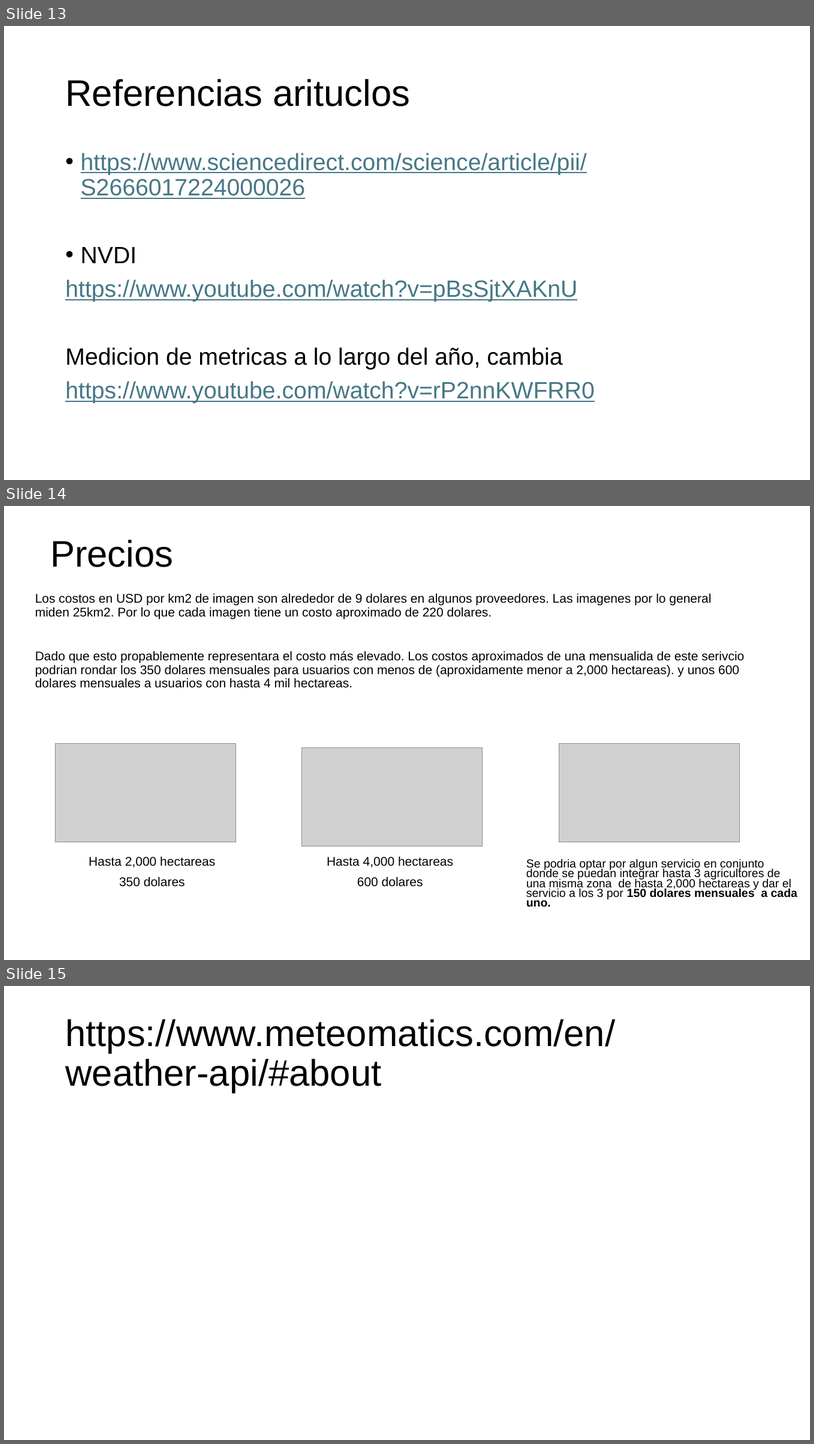
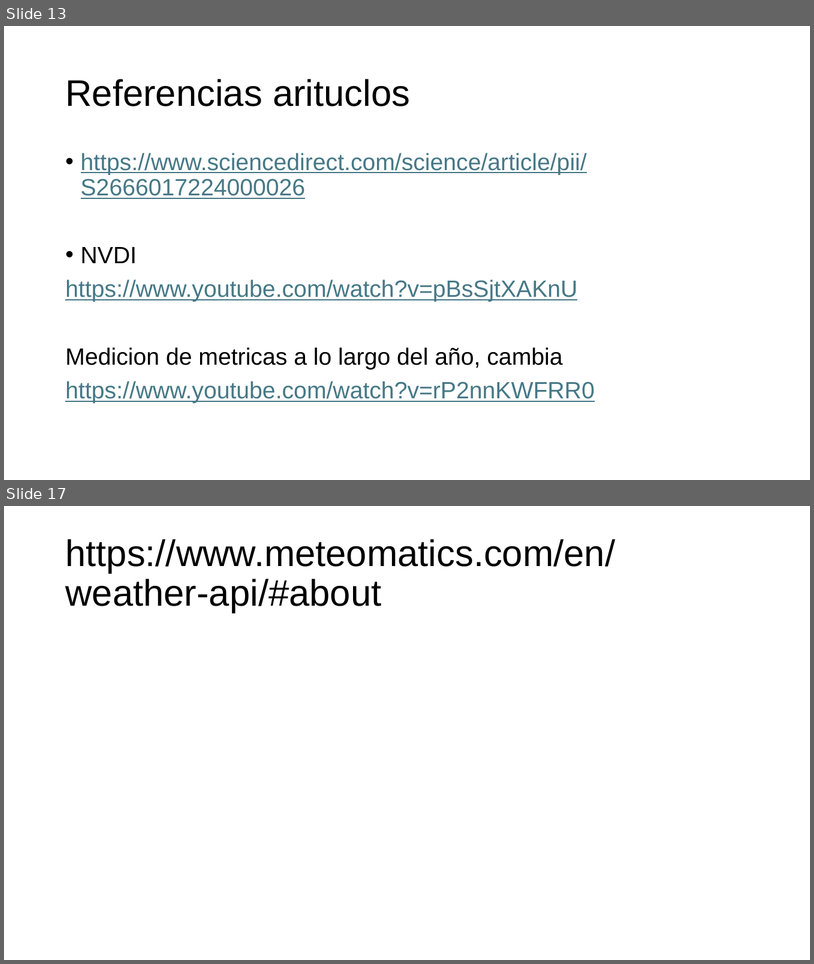
Before and after one commit to orlandombaa/Selene, a slide deck: selene/docs/Aditional documentation/Modelo de negocios selene.pptx. Shown one above the other, each under a label of ours: slides 13, 14 and 15 before the commit, slides 13 and 17 after it; the slides between them are not shown. The pictures are 814x1444 and 814x964 pixels, drawn with LibreOffice and Linux fonts; fonts in the diff are those of the drawing; grey boxes stand for pictures. Boxes give left, top, right and bottom in pixels: in the first picture for what was removed or moved away, otherwise in the second. Text is boxed around its words. In the diff, an @@ line names an element or a change of style, - is before the commit and + after.

```diff
--- a/selene/docs/Aditional documentation/Modelo de negocios selene.pptx
+++ b/selene/docs/Aditional documentation/Modelo de negocios selene.pptx
@@ slide 14 removed at (4, 506, 810, 960), background #FFFFFF @@
@@ title removed at (50, 540, 173, 567) @@
-Precios
@@ text removed at (35, 593, 744, 688) @@
-Los costos en USD por km2 de imagen son alrededor de 9 dolares en algunos proveedores. Las imagenes por lo general miden 25km2. Por lo que cada imagen tiene un costo aproximado de 220 dolares.
-Dado que esto propablemente representara el costo más elevado. Los costos aproximados de una mensualida de este serivcio podrian rondar los 350 dolares mensuales para usuarios con menos de (aproxidamente menor a 2,000 hectareas). y unos 600 dolares mensuales a usuarios con hasta 4 mil hectareas.
@@ picture removed at (56, 744, 236, 843) @@
@@ picture removed at (302, 747, 483, 846) @@
@@ picture removed at (560, 744, 740, 843) @@
@@ text removed at (89, 856, 215, 886) @@
-Hasta 2,000 hectareas
-350 dolares
@@ text removed at (327, 856, 453, 886) @@
-Hasta 4,000 hectareas
-600 dolares
@@ text removed at (527, 859, 798, 907) @@
-Se podria optar por algun servicio en conjunto donde se puedan integrar hasta 3 agricultores de una misma zona de hasta 2,000 hectareas y dar el servicio a los 3 por 150 dolares mensuales a cada uno.
@@ what was slide 15 is now slide 17 @@
```
Also in this commit, not shown: 3 slides added, 1 other file.
